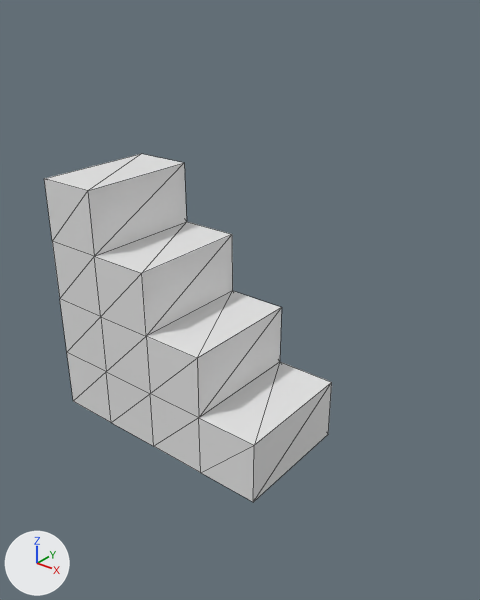
Renders of the OBJ model 2.5D Life - New/res/models/Stairs.obj from each side of a commit.
The view is the same before and after, from a 50 mm camera at (7.9, -6.3, 6.71) aimed at (2.59, 0.33, 2.6). The lights are fixed; the arrows at lower left show +X, +Y and +Z. Mesh edges are drawn as thin lines. Where no turn or scale is listed for an object, it has been applied to the vertices.
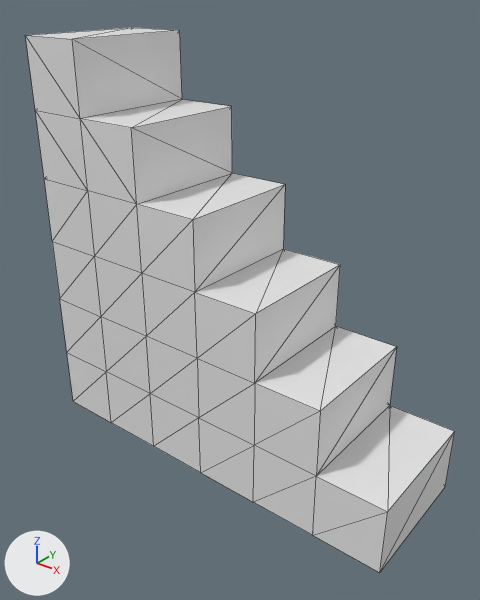
The newer file is also turned or shifted as a whole; pictures and numbers use the older file's frame.

Pixel boxes (x1, y1, x2, y2) of what changed, in the pictures (480 x 600 px):
'Cube', reshaped (49% wider, 56% taller): before (44, 154, 332, 502); after (25, 28, 455, 572)
part 1 of me_cube, built on: before (45, 154, 332, 502); after (25, 28, 455, 572)

Edits to the bpy script that builds the scene:
```text
Change me_cube:
    used by ob_cube; location = (0.0, 0.0, 0.0)
    remove me_cube.from_pydata(...)  # 38 vertices, 72 faces; spans x -0.5..3.5, y -0.5..1.5, z 0.0..4.0
    add me_cube.from_pydata(...)  # 68 vertices, 132 faces; spans x -0.5..5.5, y -0.5..1.5, z 0.0..6.0
    me_cube part 1
    22 faces are deleted
    6 vertices are added at (5.5, 1.5, 0.0), (5.5, -0.5, 0.0), (5.5, 1.5, 1.0), (-0.5, -0.5, 6.0), (-0.5, 1.5, 6.0), (0.5, -0.5, 6.0)
    12 new vertices lie (1.0, 0.0, 1.0) away from vertices in x -0.5..3.5, y -0.5..1.5, z 0.0..4.0
    6 new vertices lie (1.0, 0.0, 0.0) away from vertices in x 2.5..4.5, y -0.5..1.5, z 0.0..3.0
    6 new vertices lie (0.0, 0.0, 1.0) away from vertices in x -0.5..4.5, y -0.5..1.5, z 1.0..5.0
    82 new faces join them
```
